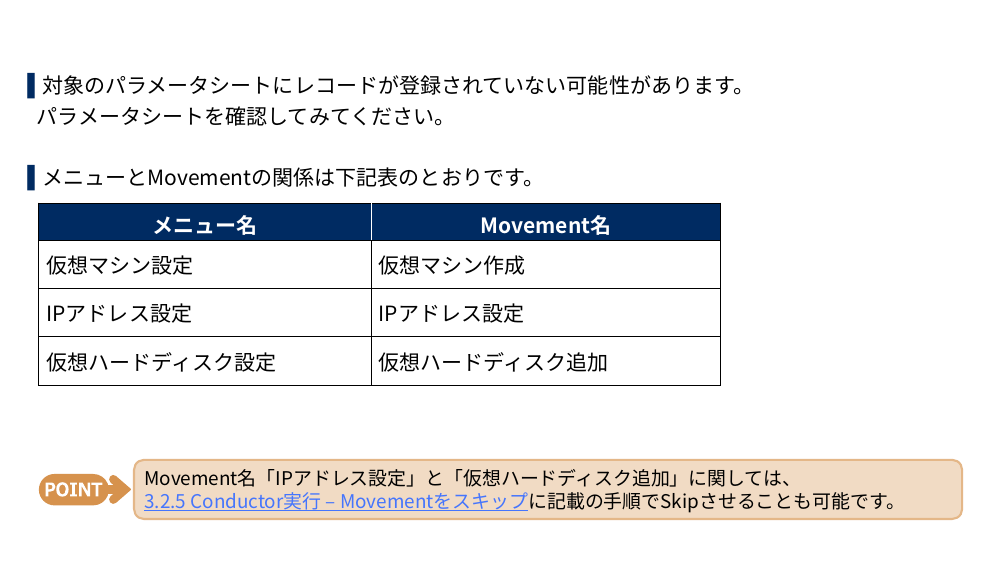
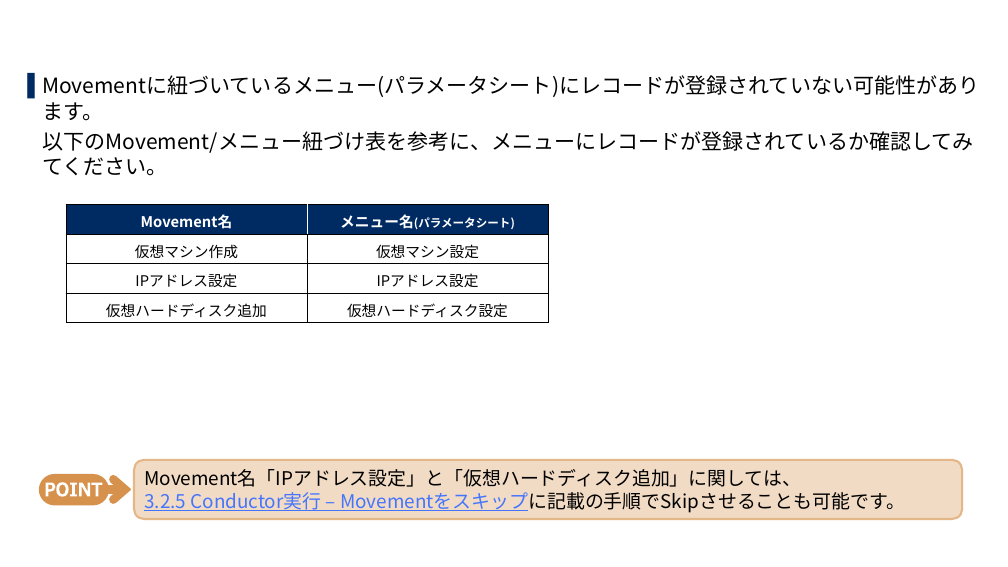
Before and after one commit to exastro-suite/SettingSamples-ITA-HyperV, a slide deck: slide 45 of docs/setting-samples-hyperv-install_ja.pptx. Drawn at 1008x567 pixels with LibreOffice and Linux fonts; fonts in the diff are those of the drawing; background and template pictures are left out. Boxes give left, top, right and bottom in pixels: in the first picture for what was removed or moved away, otherwise in the second. Text is boxed around its words. In the diff, an @@ line names an element or a change of style, - is before the commit and + after.

```diff
--- a/docs/setting-samples-hyperv-install_ja.pptx
+++ b/docs/setting-samples-hyperv-install_ja.pptx
@@ text at <box>42,75,979,176</box>: text changed @@
-▌ 対象のパラメータシートにレコードが登録されていない可能性があります。
-パラメータシートを確認してみてください。
-▌ メニューとMovementの関係は下記表のとおりです。
+▌ Movementに紐づいているメニュー(パラメータシート)にレコードが登録されていない可能性があります。
+以下のMovement/メニュー紐づけ表を参考に、メニューにレコードが登録されているか確認してみてください。
@@ table at <box>66,204,548,322</box> @@
-row 1, column 1: メニュー名
+row 1, column 1: Movement名
-row 1, column 2: Movement名
+row 1, column 2: メニュー名(パラメータシート)
-row 2, column 1: 仮想マシン設定
+row 2, column 1: 仮想マシン作成
-row 2, column 2: 仮想マシン作成
+row 2, column 2: 仮想マシン設定
-row 4, column 1: 仮想ハードディスク設定
+row 4, column 1: 仮想ハードディスク追加
-row 4, column 2: 仮想ハードディスク追加
+row 4, column 2: 仮想ハードディスク設定
@@ size 20 to 14 pt in "IPアドレス設定", "IPアドレス設定" @@
@@ alignment left to centre @@
@@ table: place and size @@
-table at <box>39,203,721,386</box>
+table at <box>66,204,548,322</box>
```
Also in this commit, not shown: 32 other slides changed, 3 other files.
